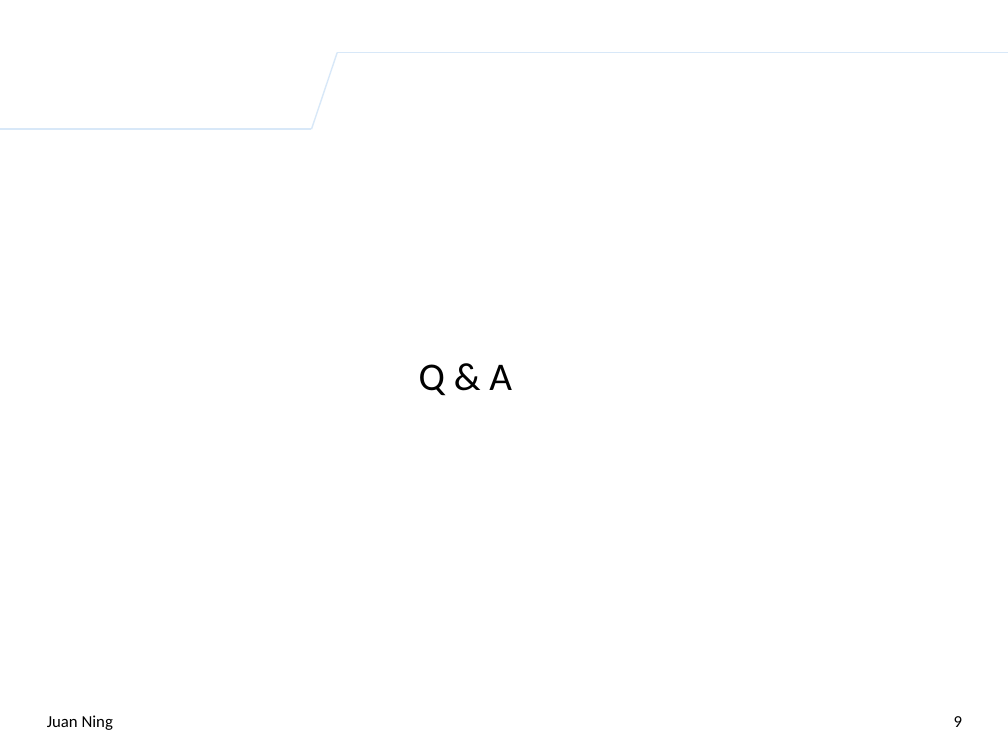
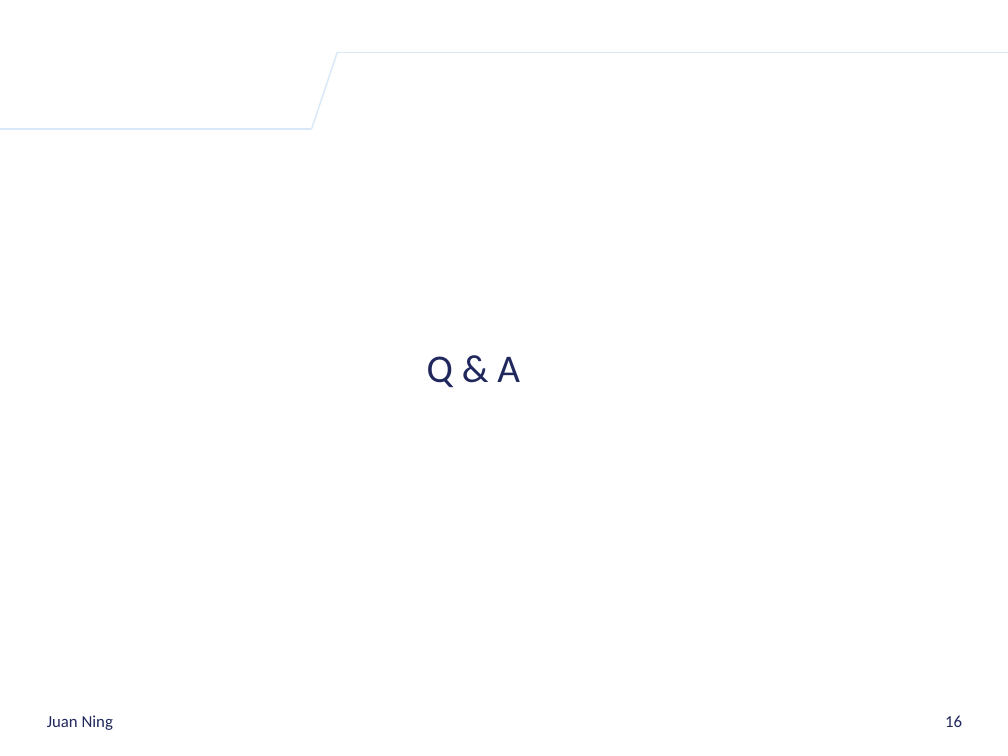
Before and after one commit to k-ning/SHARING, a slide deck: slide 16 of AdaBoost_Algorithm_Presentation.pptx (slide 9 before the commit). Drawn at 1008x756 pixels with LibreOffice and Linux fonts; fonts in the diff are those of the drawing; background and template pictures are left out. Boxes give left, top, right and bottom in pixels: in the first picture for what was removed or moved away, otherwise in the second. Text is boxed around its words. In the diff, an @@ line names an element or a change of style, - is before the commit and + after.

```diff
--- a/AdaBoost_Algorithm_Presentation.pptx
+++ b/AdaBoost_Algorithm_Presentation.pptx
@@ title "Q & A": place and size @@
-title "Q & A" at box(419, 364, 512, 396)
+title "Q & A" at box(427, 356, 520, 388)
@@ title "Q & A" at box(427, 356, 520, 388): text colour #000000 to #20275D; vertical alignment top to middle @@
@@ text "Juan Ning" at box(47, 715, 113, 730): text colour #000000 to #20275D @@
@@ page number at box(945, 715, 962, 727): text changed; text colour #000000 to #20275D @@
-9
+16
```
Also in this commit, not shown: 7 other slides changed, 8 slides added, 1 slide removed.
